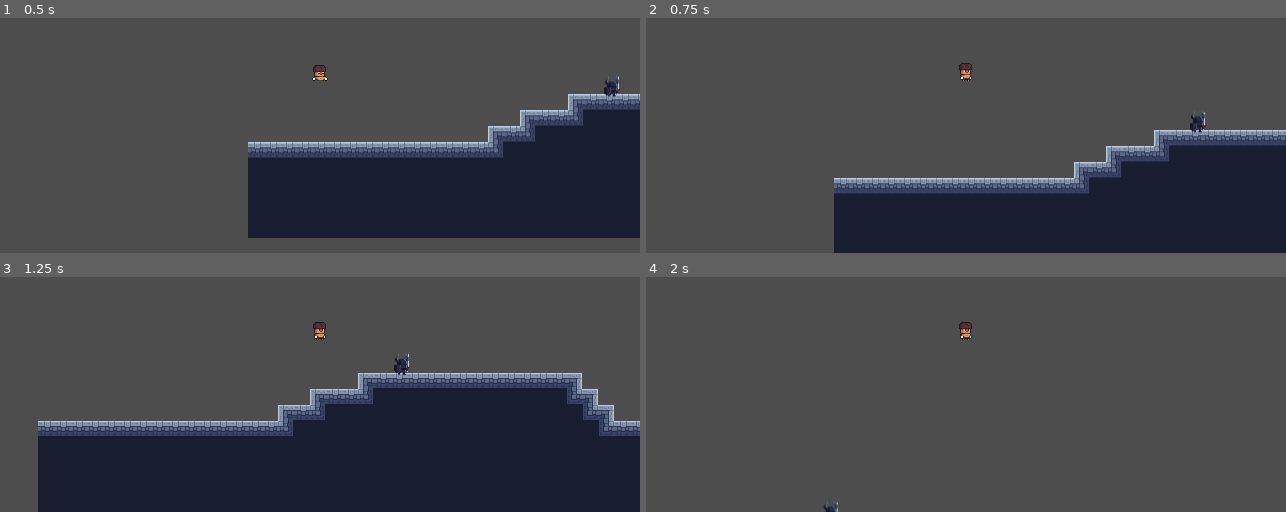
Above: before the commit, frames 1-4 (two rows, left to right).
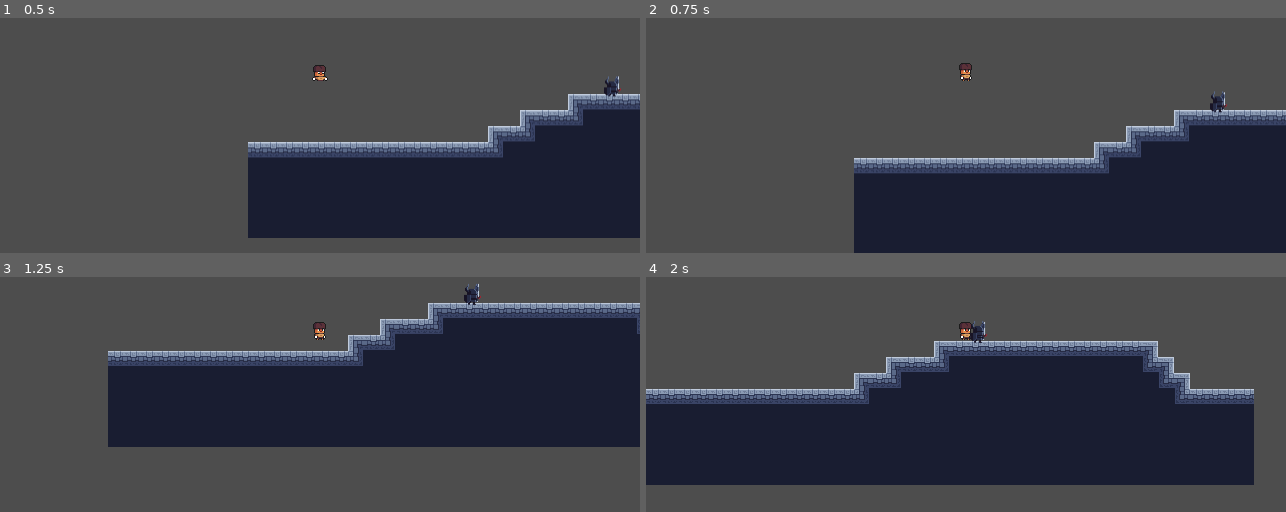
Above: after the commit, the same moments.

Repository: Heihei03/mini-jame-gam-38
Game: Godot game, scene res://Scenes/main.tscn
Same seed, same stepped clock (60 frames per second), same inputs: the game is played once before the commit and once after it.
Inputs:
- Up to frame 1 (0.5 s): no input
- Up to frame 2 (0.75 s): hold Right (right) from 0.53 s (still down); hold Up (jump) from 0.53 s (still down)
- Up to frame 3 (1.25 s): keep holding Right (right); keep holding Up (jump)
- Up to frame 4 (2 s): keep holding Right (right); release Up (jump) at 1.28 s; tap Up (jump) at 1.35, 1.52, 1.82 s

Frame 1 is identical in both runs. In frame 2, 10% of the frame differs, in the area x 29-100%, y 31-100%; in frame 3, 56%, in the area x 5-100%, y 2-100%; in frame 4, 48%.

Commit message:
fixed double jump

Diff:
--- a/Scripts/player.gd
+++ b/Scripts/player.gd
@@ -1,7 +1,7 @@
 extends CharacterBody2D
 
-@export var speed : float = 300.0
-@export var jump_velocity : float = -400.0
+@export var speed : float = 200.0
+@export var jump_velocity : float = -300.0
 
 var direction : float = 0
 var gravity = ProjectSettings.get_setting("physics/2d/default_gravity")
@@ -29,7 +29,7 @@
 
 	if(Input.is_action_just_pressed("jump")&& not is_on_floor() && not has_double_jumped):
 		velocity.y = jump_velocity
-		has_double_jumped = false
+		has_double_jumped = true
 
 	if is_on_floor():
 		has_double_jumped = false
